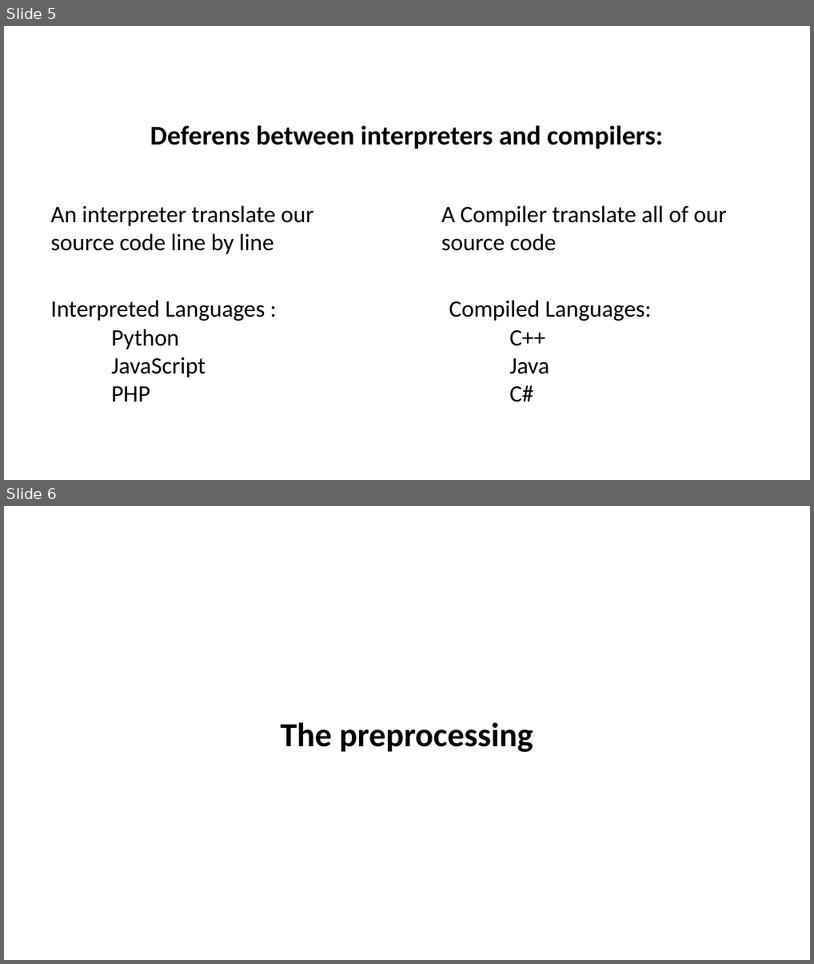
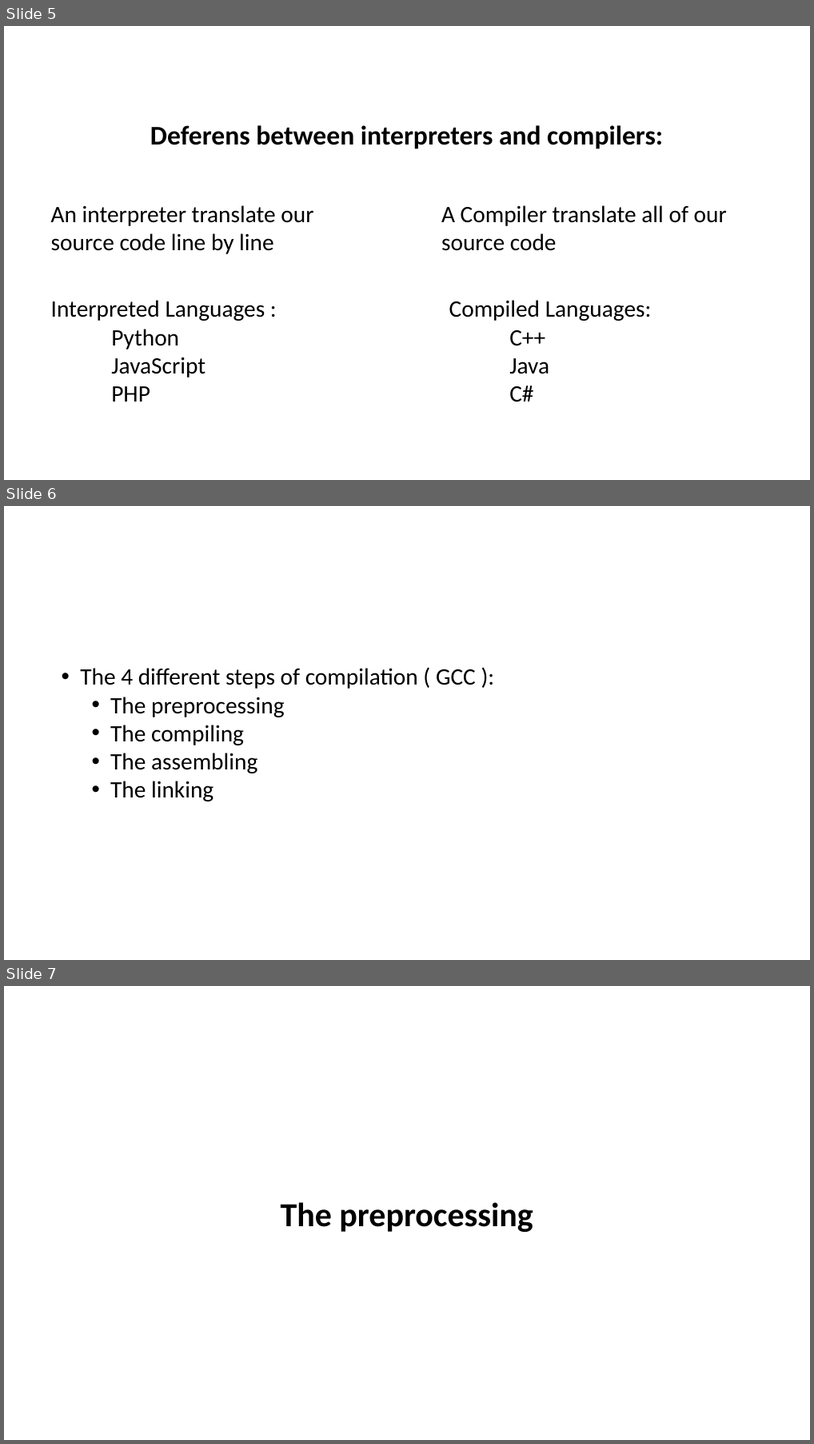
Before and after one commit to ayoubmehd/Compilation-code-examples, a slide deck: Compilation.pptx. Shown one above the other, each under a label of ours: slides 5 and 6 before the commit, slides 5, 6 and 7 after it. The pictures are 814x964 and 814x1444 pixels, drawn with LibreOffice and Linux fonts; fonts in the diff are those of the drawing. Boxes give left, top, right and bottom in pixels: in the first picture for what was removed or moved away, otherwise in the second. Text is boxed around its words. In the diff, an @@ line names an element or a change of style, - is before the commit and + after.

Commit message:
Add a slide before preprocessing step explaint what will be next

```diff
--- a/Compilation.pptx
+++ b/Compilation.pptx
@@ slide 6 added at (x1=4, y1=506, x2=810, y2=960), background #FFFFFF @@
@@ text added at (x1=80, y1=668, x2=476, y2=801), 28 pt, text #000000 @@
+• The 4 different steps of compilation ( GCC ):
+  • The preprocessing
+  • The compiling
+  • The assembling
+  • The linking
@@ what was slide 6 is now slide 7 @@
```
Also in this commit, not shown: 1 other file.
